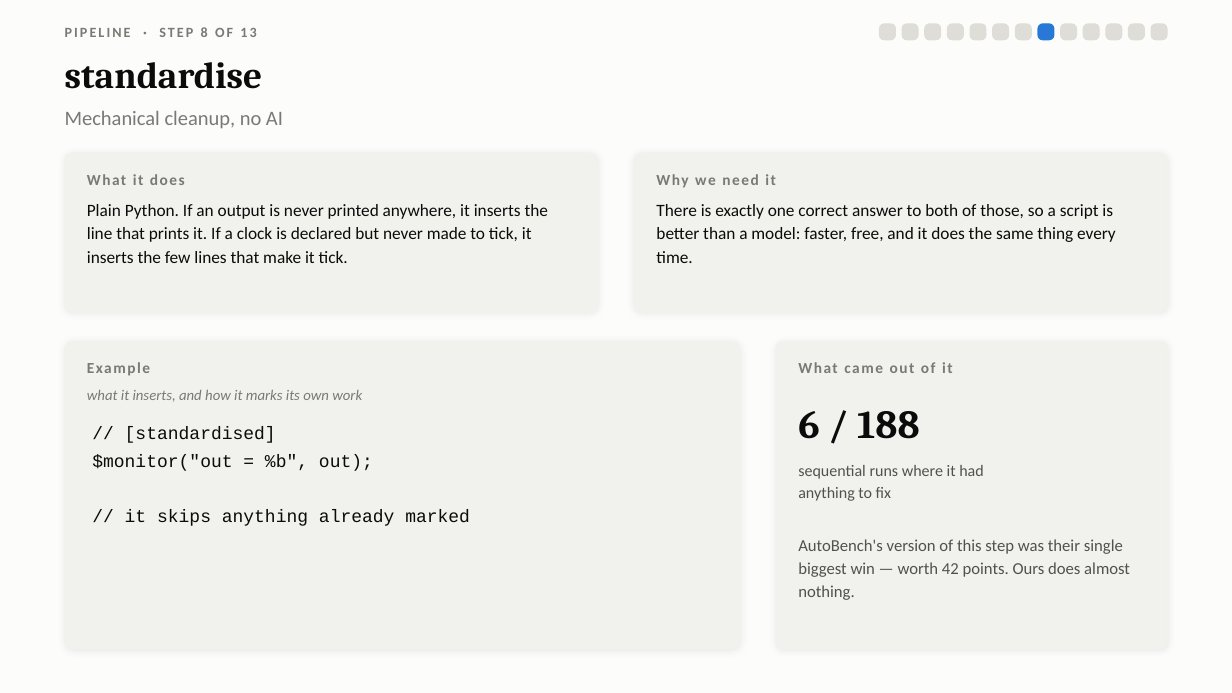
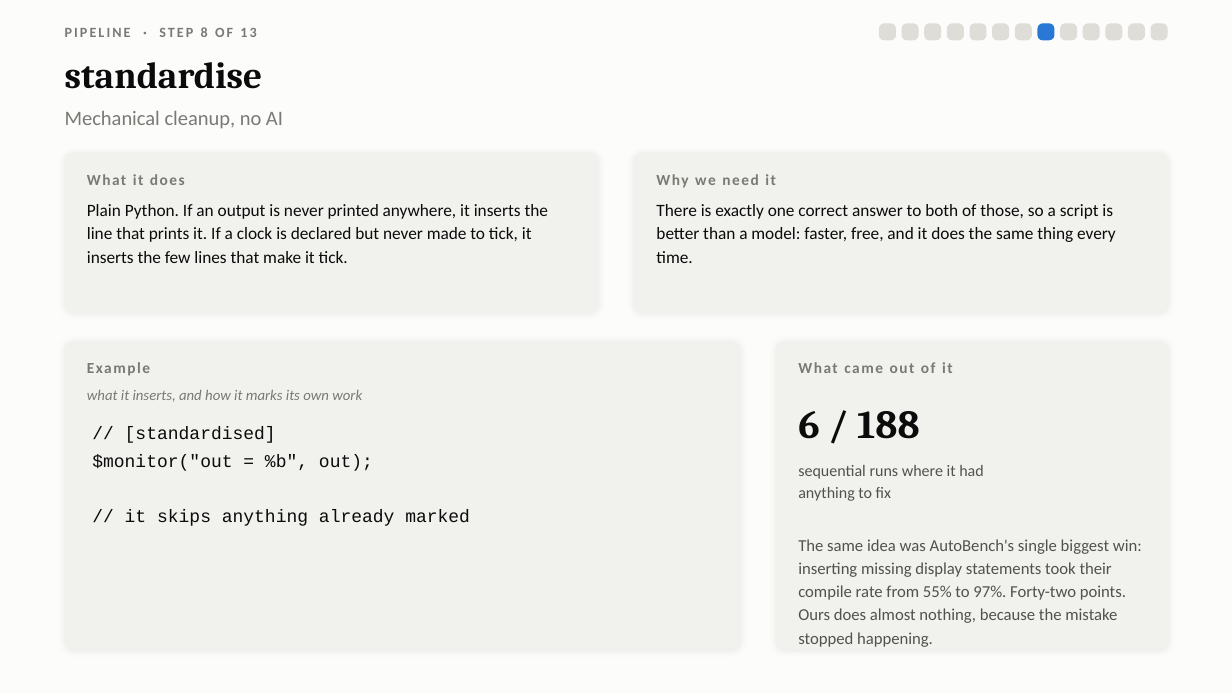
Before and after one commit to Sawaiz-zip/agentic-verilog-testbench, a slide deck: slide 14 of docs/presentation.pptx. Drawn at 1232x693 pixels with LibreOffice and Linux fonts; fonts in the diff are those of the drawing. Boxes give left, top, right and bottom in pixels: in the first picture for what was removed or moved away, otherwise in the second. Text is boxed around its words. In the diff, an @@ line names an element or a change of style, - is before the commit and + after.

```diff
--- a/docs/presentation.pptx
+++ b/docs/presentation.pptx
@@ text at (798, 539, 1142, 647): text changed @@
-AutoBench's version of this step was their single biggest win — worth 42 points. Ours does almost nothing.
+The same idea was AutoBench's single biggest win: inserting missing display statements took their compile rate from 55% to 97%. Forty-two points. Ours does almost nothing, because the mistake stopped happening.
```
Also in this commit, not shown: 2 other slides changed, 1 other file.
